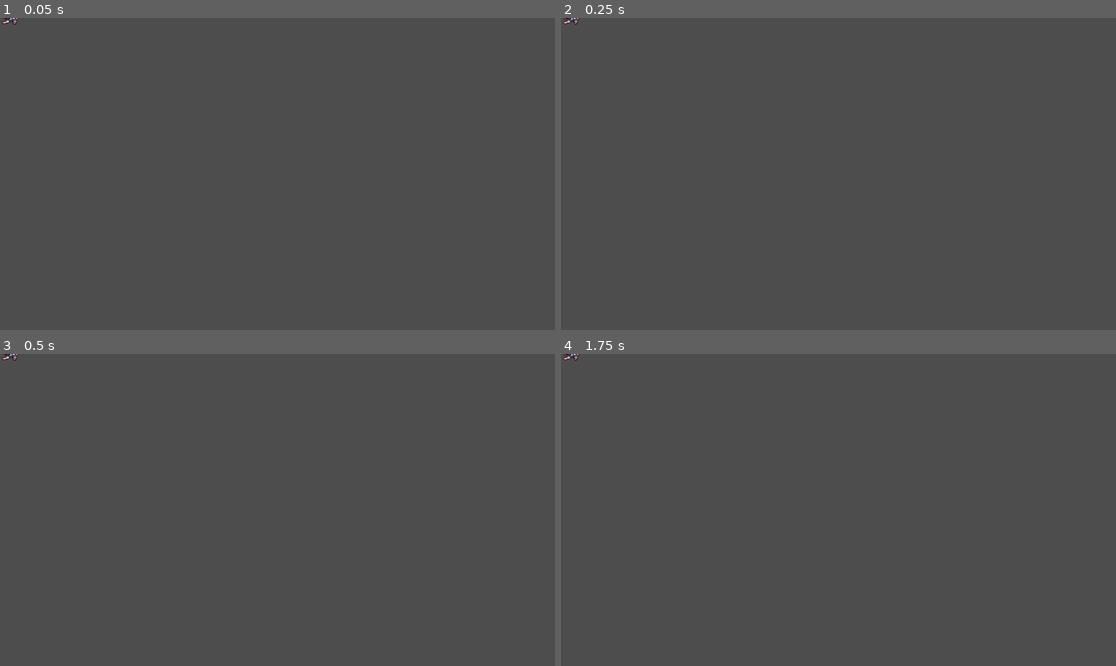
Above: before the commit, frames 1-4 (two rows, left to right).
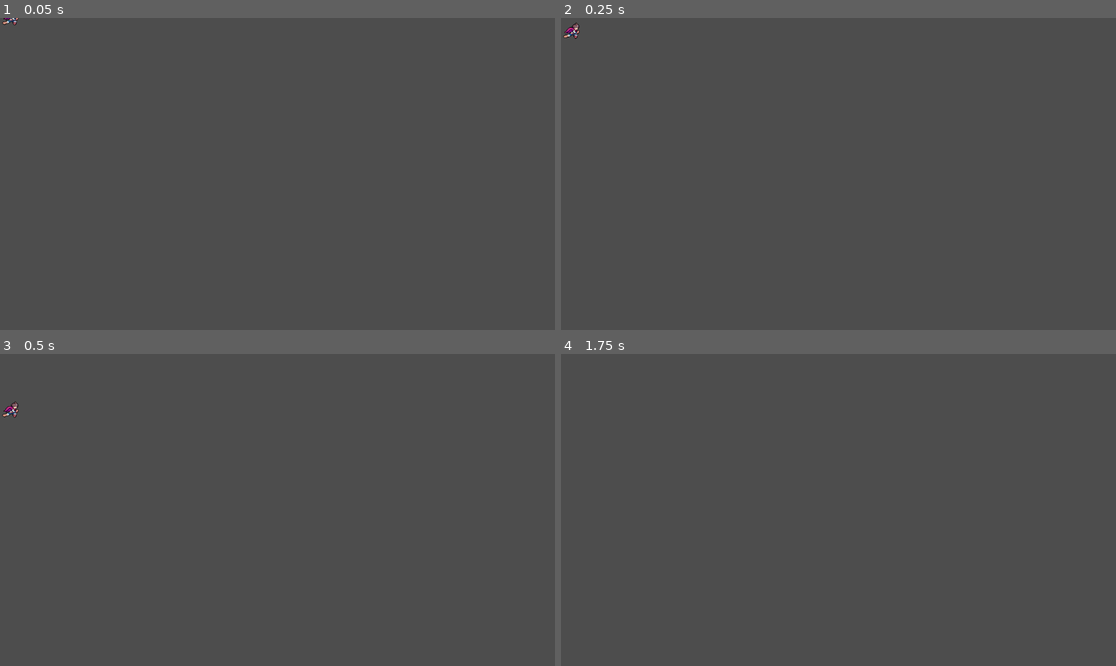
Above: after the commit, the same moments.

Repository: henspy/campfireofficial
Game: Godot game, scene res://player.tscn
Two runs of this game, one before a commit and one after it. Both use one fixed random seed, a clock stepped at 60 frames per second and the inputs below. This scene is started directly instead of the project's main scene.
Inputs:
- Up to frame 1 (0.05 s): no input
- Up to frame 2 (0.25 s): no input
- Up to frame 3 (0.5 s): no input
- Up to frame 4 (1.75 s): tap Enter (ui_accept) at 0.5, 0.6, 1.35 s; hold D (move_right) from 0.53 s (still down); tap Up (jump) at 0.77, 1.52 s

The runs differ from the first frame. In frame 1, less than 0.1% of the frame differs, in the area x 0-4%, y 0-3%; in frame 2, 0.1%; in frame 3, 0.1%, in the area x 0-4%, y 0-21%; in frame 4, less than 0.1%.
Error before the commit: Parse Error: Expected newline after comment string. (res://player.gd:14)

Commit message:
pls work
i put my blood iinto this

Diff:
--- a/player.gd
+++ b/player.gd
@@ -11,7 +11,7 @@
 		velocity += get_gravity() * delta
 
 	# Handle jump.
-"res://level_4.tscn"	if Input.is_action_just_pressed("ui_accept") and is_on_floor():
+	if Input.is_action_just_pressed("ui_accept") and is_on_floor():
 		velocity.y = JUMP_VELOCITY
 
 	# Get the input direction and handle the movement/deceleration.
--- /dev/null
+++ b/player_running.tscn
@@ -0,0 +1,77 @@
+[gd_scene load_steps=12 format=3 uid="uid://b3yqpxfadjvym"]
+
+[ext_resource type="Script" uid="uid://b55q4u5c2oyf8" path="res://player.gd" id="1_y73ct"]
+[ext_resource type="Texture2D" uid="uid://ddh6w3p22ed4d" path="res://assets/sprites/player/male_hero_free/male_hero.png" id="2_jmdqc"]
+[ext_resource type="Script" path="res://collision_shape_2d.gd" id="3_pxktv"]
+
+[sub_resource type="AtlasTexture" id="AtlasTexture_onrkg"]
+atlas = ExtResource("2_jmdqc")
+region = Rect2(0, 640, 101, 128)
+
+[sub_resource type="AtlasTexture" id="AtlasTexture_i3pqv"]
+atlas = ExtResource("2_jmdqc")
+region = Rect2(101, 640, 101, 128)
+
+[sub_resource type="AtlasTexture" id="AtlasTexture_hqtel"]
+atlas = ExtResource("2_jmdqc")
+region = Rect2(202, 640, 101, 128)
+
+[sub_resource type="AtlasTexture" id="AtlasTexture_sweqy"]
+atlas = ExtResource("2_jmdqc")
+region = Rect2(303, 640, 101, 128)
+
+[sub_resource type="AtlasTexture" id="AtlasTexture_2hs0m"]
+atlas = ExtResource("2_jmdqc")
+region = Rect2(404, 640, 101, 128)
+
+[sub_resource type="AtlasTexture" id="AtlasTexture_1jxqw"]
+atlas = ExtResource("2_jmdqc")
+region = Rect2(505, 640, 101, 128)
+
+[sub_resource type="SpriteFrames" id="SpriteFrames_dw050"]
+animations = [{
+"frames": [{
+"duration": 1.0,
+"texture": SubResource("AtlasTexture_onrkg")
+}, {
+"duration": 1.0,
+"texture": SubResource("AtlasTexture_i3pqv")
+}, {
+"duration": 1.0,
+"texture": SubResource("AtlasTexture_hqtel")
+}, {
+"duration": 1.0,
+"texture": SubResource("AtlasTexture_sweqy")
+}, {
+"duration": 1.0,
+"texture": SubResource("AtlasTexture_2hs0m")
+}, {
+"duration": 1.0,
+"texture": SubResource("AtlasTexture_1jxqw")
+}],
+"loop": true,
+"name": &"running",
+"speed": 4.0
+}]
+
+[sub_resource type="CapsuleShape2D" id="CapsuleShape2D_onrkg"]
+height = 20.0
+
+[node name="Player running" type="CharacterBody2D"]
+script = ExtResource("1_y73ct")
+
+[node name="Camera2D" type="Camera2D" parent="."]
+visible = false
+zoom = Vector2(4, 4)
+position_smoothing_enabled = true
+
+[node name="AnimatedSprite2D" type="AnimatedSprite2D" parent="."]
+sprite_frames = SubResource("SpriteFrames_dw050")
+animation = &"running"
+frame_progress = 0.5576266
+
+[node name="CollisionShape2D" type="CollisionShape2D" parent="."]
+position = Vector2(-23.999996, -3)
+rotation = 0.60922223
+shape = SubResource("CapsuleShape2D_onrkg")
+script = ExtResource("3_pxktv")
--- a/scenes/level_2.tscn
+++ b/scenes/level_2.tscn
@@ -3563,19 +3563,20 @@
 tile_map_data = PackedByteArray("AAAcAAcAAAAhACsAAAAcAAgAAAAhACwAAAAcAAkAAAAaACcAAAAcAAoAAAAaACgAAAAcAAsAAAAaACkAAAAdAA …(4576 unchanged characters)…
 tile_set = SubResource("TileSet_0yqnl")
 
-[node name="Player" parent="." instance=ExtResource("8_igmy8")]
-position = Vector2(42, 230)
+[node name="Killzone" parent="." instance=ExtResource("9_wdtqu")]
+position = Vector2(30, 444)
+
+[node name="CollisionShape2D" type="CollisionShape2D" parent="Killzone"]
+shape = SubResource("WorldBoundaryShape2D_rrs1j")
+
+[node name="Player" parent="." instance=ExtResource("9_6cvei")]
+position = Vector2(46, 234)
 
 [node name="Camera2D" type="Camera2D" parent="Player"]
 position = Vector2(38, -18)
 zoom = Vector2(4, 4)
 limit_left = -1
-limit_top = -1
+limit_top = -2
 limit_right = 958
-limit_bottom = 477
-
-[node name="Killzone" parent="." instance=ExtResource("9_wdtqu")]
-position = Vector2(30, 444)
-
-[node name="CollisionShape2D" type="CollisionShape2D" parent="Killzone"]
-shape = SubResource("WorldBoundaryShape2D_rrs1j")
+limit_bottom = 482
+editor_draw_limits = true
Not shown: 1 places in scenes/level_2.tscn that only renumber resources
